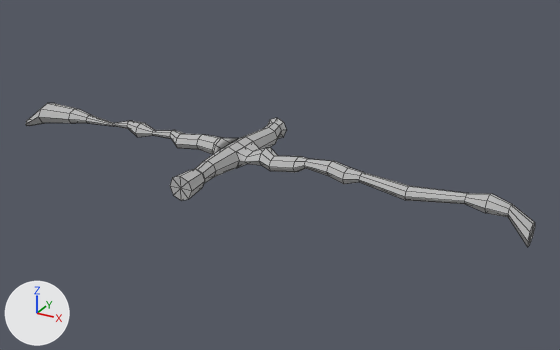
Two versions of the FBX model SoteriaGame/Assets/Resources/Models/Environment/MusicPuzzle/05_ceiling_connection_a.fbx, one commit apart.
Both versions are drawn from a 50 mm lens placed at (19.6, -30.9, 16.4), pointed at (2.1, 0.9, 0.5). Arrows for +X, +Y and +Z are at lower left; the lights stay in place. Mesh edges are drawn as thin lines. Where no turn or scale is listed for an object, it has been applied to the vertices. Vertices at the same position are counted once.
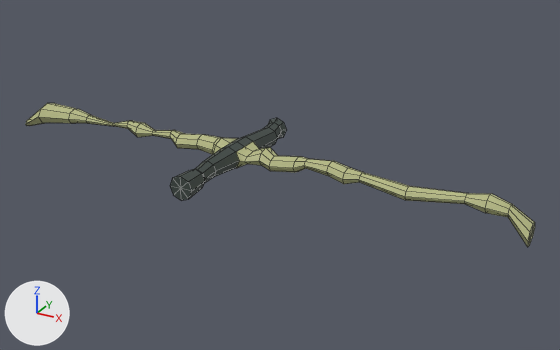
Changed parts and their boxes [x1, y1, x2, y2] in the pictures (560 x 350 px):
'polySurface118', recoloured, reshaped: [26, 103, 535, 247] in both
part 1 of me_mesh, recoloured: [170, 118, 286, 201] in both

What changed in the scene script:
```text
Change mat_lambert8:
    mat_lambert8.base_color: (0.5, 0.5, 0.5) -> (0.48, 0.5, 0.237)  # grey #bcbcbc -> beige #b8bc86
Add mat_lambert9:
    mat_lambert9 = principled_material('lambert9')
    mat_lambert9.base_color = (0.0472, 0.064, 0.0562)  # dark grey #3d4843
Change me_mesh:
    used by ob_polysurface118; location = (0.0, 0.0, 1.02)
    remove me_mesh.from_pydata(...)  # 300 vertices, 328 faces; spans x -14.8..14.8, y -4.6..4.6, z -1.0..1.0
    add me_mesh.from_pydata(...)  # 300 vertices, 312 faces; spans x -14.8..14.8, y -4.6..4.6, z -1.0..1.0
    me_mesh part 1: 88 faces spanning x -0.7..0.7, y -4.6..4.6, z -0.2..1.0 switch from mat_lambert8 (grey #bcbcbc) to mat_lambert9 (dark grey #3d4843)
```
